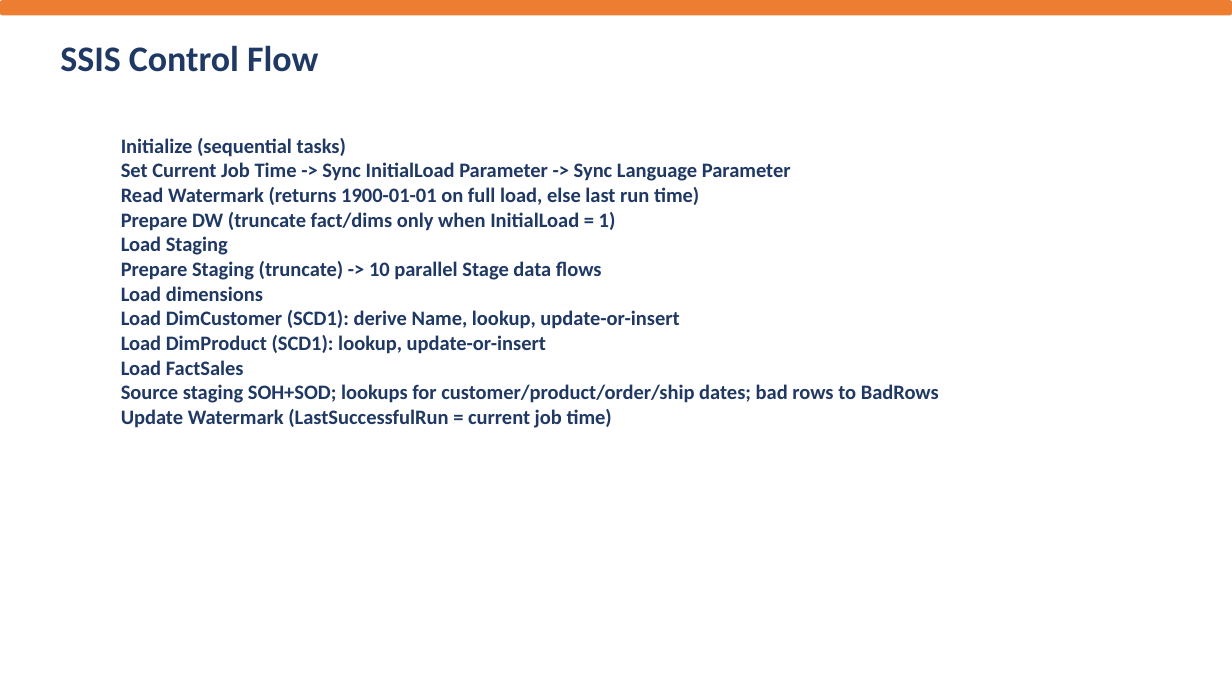
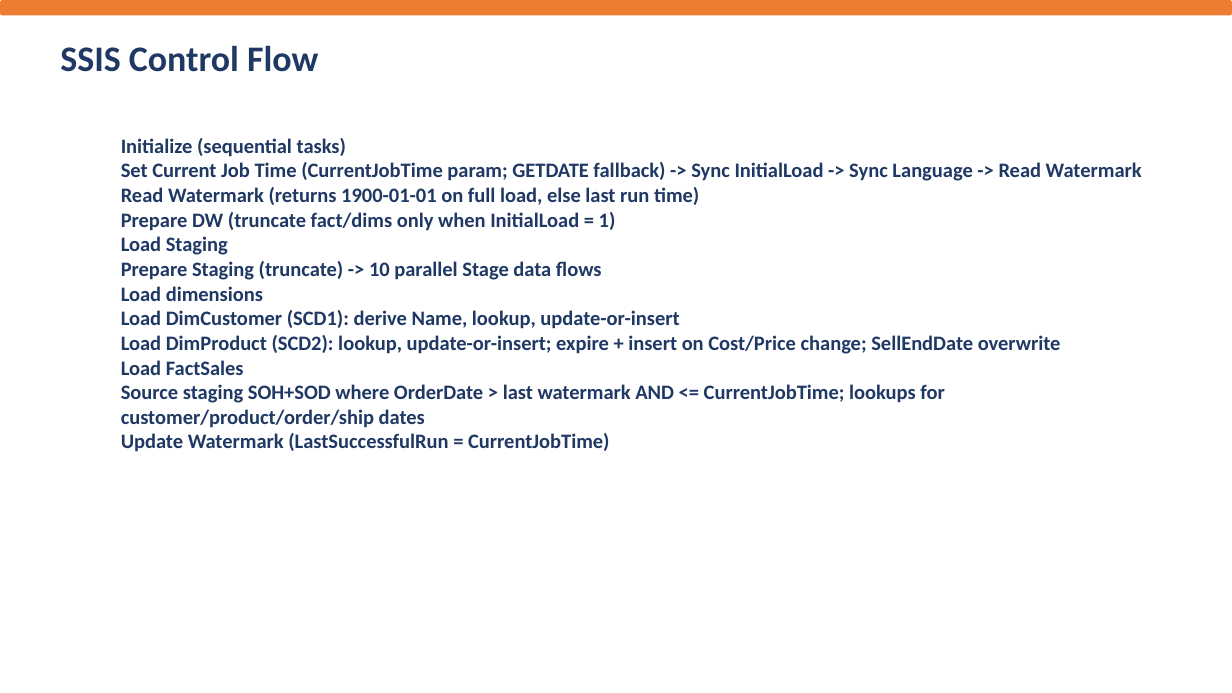
Before and after one commit to SayedGameaSayed/Ejada-Project, a slide deck: slide 7 of Docs/AdventureWorks_ETL_Presentation.pptx. Drawn at 1232x693 pixels with LibreOffice and Linux fonts; fonts in the diff are those of the drawing. Boxes give left, top, right and bottom in pixels: in the first picture for what was removed or moved away, otherwise in the second. Text is boxed around its words. In the diff, an @@ line names an element or a change of style, - is before the commit and + after.

Commit message:
Align ETL package with company spec: rename to Load DW Pipeline, CurrentJobTime window, product SCD2 + SellEndDate, Language param; add DW backup, presentation, submission zip

```diff
--- a/Docs/AdventureWorks_ETL_Presentation.pptx
+++ b/Docs/AdventureWorks_ETL_Presentation.pptx
@@ text at bbox=[121, 138, 1142, 452]: text changed @@
-  Initialize (sequential tasks)
-  Set Current Job Time -> Sync InitialLoad Parameter -> Sync Language Parameter
-  Read Watermark (returns 1900-01-01 on full load, else last run time)
-  Prepare DW (truncate fact/dims only when InitialLoad = 1)
-  Load Staging
-  Prepare Staging (truncate) -> 10 parallel Stage data flows
-  Load dimensions
-  Load DimCustomer (SCD1): derive Name, lookup, update-or-insert
-  Load DimProduct (SCD1): lookup, update-or-insert
-  Load FactSales
-  Source staging SOH+SOD; lookups for customer/product/order/ship dates; bad rows to BadRows
-  Update Watermark (LastSuccessfulRun = current job time)
+  Initialize (sequential tasks)
+  Set Current Job Time (CurrentJobTime param; GETDATE fallback) -> Sync InitialLoad -> Sync Language -> Read Watermark
+  Read Watermark (returns 1900-01-01 on full load, else last run time)
+  Prepare DW (truncate fact/dims only when InitialLoad = 1)
+  Load Staging
+  Prepare Staging (truncate) -> 10 parallel Stage data flows
+  Load dimensions
+  Load DimCustomer (SCD1): derive Name, lookup, update-or-insert
+  Load DimProduct (SCD2): lookup, update-or-insert; expire + insert on Cost/Price change; SellEndDate overwrite
+  Load FactSales
+  Source staging SOH+SOD where OrderDate > last watermark AND <= CurrentJobTime; lookups for customer/product/order/ship dates
+  Update Watermark (LastSuccessfulRun = CurrentJobTime)
```
Also in this commit, not shown: 7 other slides changed, 7 other files.
